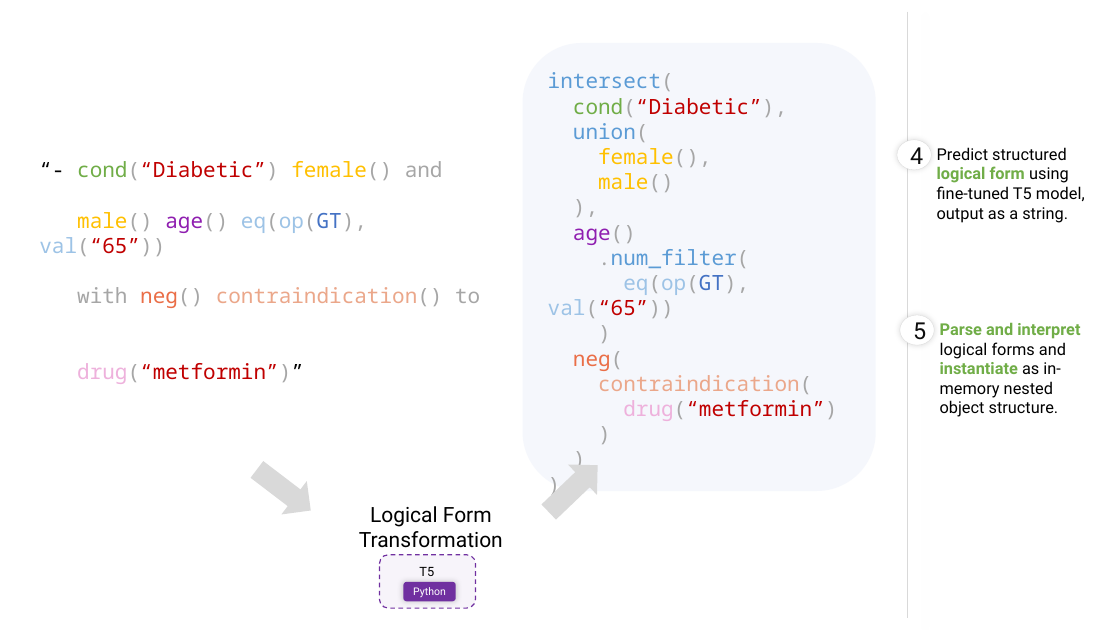
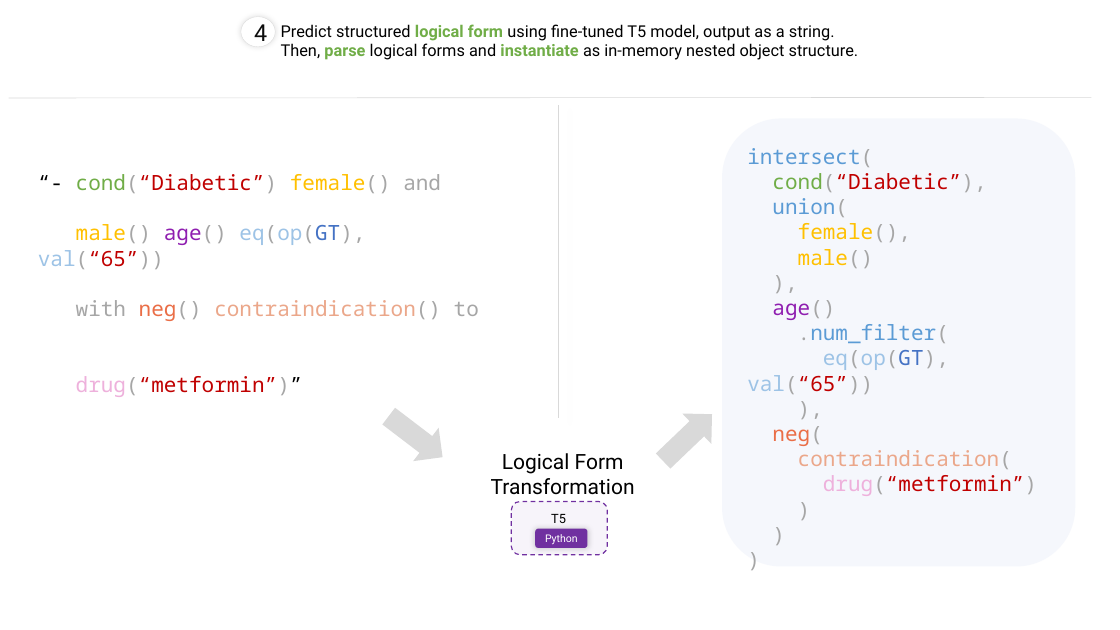
Before and after one commit to ndobb/dissertation, a slide deck: slide 5 of 2_query_gen/paper2_figures.pptx (slide 4 before the commit). Drawn at 1120x630 pixels with LibreOffice and Linux fonts; fonts in the diff are those of the drawing. Boxes give left, top, right and bottom in pixels: in the first picture for what was removed or moved away, otherwise in the second. Text is boxed around its words. In the diff, an @@ line names an element or a change of style, - is before the commit and + after.

```diff
--- a/2_query_gen/paper2_figures.pptx
+++ b/2_query_gen/paper2_figures.pptx
@@ ellipse "4": place and size @@
-ellipse "4" at box(897, 139, 932, 170)
+ellipse "4" at box(241, 17, 276, 47)
@@ text at box(281, 24, 859, 60): text changed @@
-Predict structured logical form using fine-tuned T5 model, output as a string.
+Predict structured logical form using fine-tuned T5 model, output as a string.
+Then, parse logical forms and instantiate as in-memory nested object structure.
@@ line removed from (907, 12) to (907, 618) @@
@@ line added from (8, 98) to (1091, 97), #D9D9D9 0.5 pt @@
@@ line added from (559, 106) to (559, 418), #D9D9D9 0.5 pt @@
@@ rounded rectangle: place and size @@
-rounded rectangle at box(523, 43, 875, 491)
+rounded rectangle at box(723, 118, 1075, 566)
@@ text at box(747, 148, 1037, 496): text changed @@
-)
+),
@@ text "intersect(": place and size @@
-text "intersect(" at box(548, 72, 837, 421)
+text "intersect(" at box(747, 148, 1037, 496)
@@ text "“- cond(“Diabetic”) female() and": place and size @@
-text "“- cond(“Diabetic”) female() and" at box(39, 161, 480, 384)
+text "“- cond(“Diabetic”) female() and" at box(38, 174, 479, 397)
@@ ellipse removed at box(900, 315, 934, 345) @@
-5
@@ text removed at box(940, 322, 1080, 417) @@
-Parse and interpret logical forms and instantiate as in-memory nested object structure.
@@ 2 texts, 2 rounded rectangles, 1 down arrow: place and size @@
-2 texts, 2 rounded rectangles, 1 down arrow at box(244, 453, 503, 608)
+2 texts, 2 rounded rectangles, 1 down arrow at box(376, 399, 635, 555)
@@ down arrow: place and size @@
-down arrow at box(534, 450, 612, 527)
+down arrow at box(649, 399, 727, 477)
```
Also in this commit, not shown: 4 other slides changed, 1 slide added, 1 other file.
